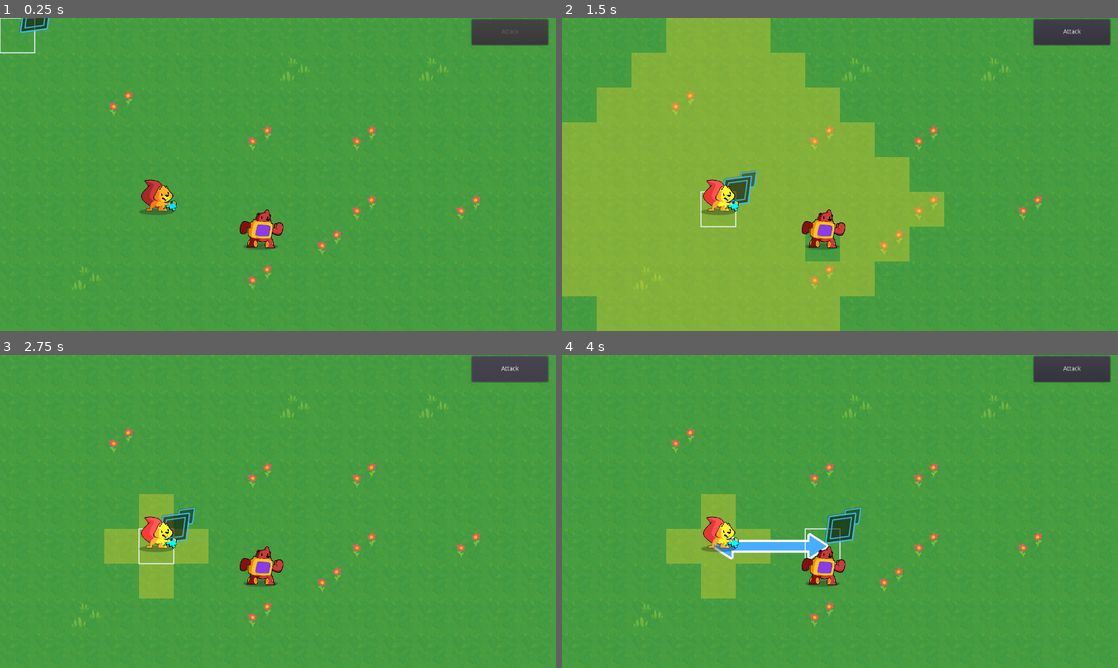
Above: before the commit, frames 1-4 (two rows, left to right).
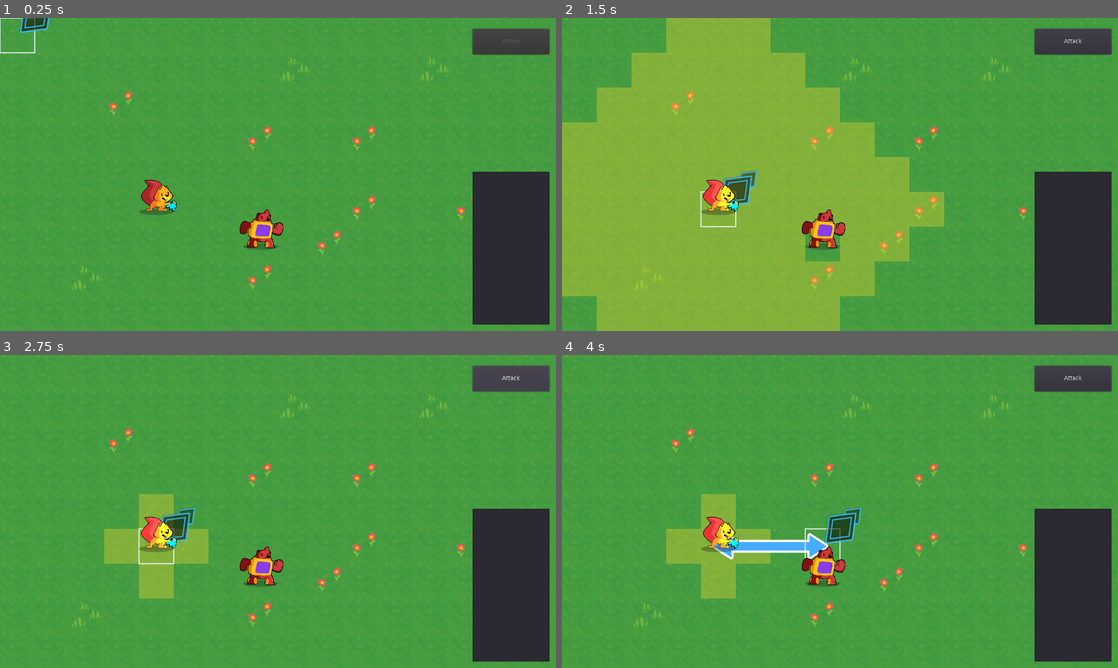
Above: after the commit, the same moments.

Repository: Zemeio/necromancy
Game: Godot game, scene res://Main.tscn
Same seed, same stepped clock (60 frames per second), same inputs: the game is played once before the commit and once after it.
Inputs (mouse positions are in pixels of both pictures, inside the frame that each line leads up to):
- Up to frame 1 (0.25 s): no input
- Up to frame 2 (1.5 s): tap Enter (ui_accept) at 0.5, 0.77, 1.25 s; move the mouse to (962, 158) at 0.52 s; press the mouse at (962, 158) at 0.53 s; hold Right (ui_right) 0.53-1.28 s; move the mouse to (728, 190) at 1.27 s; release the mouse at (728, 190) at 1.28 s; hold Down (ui_down) from 1.28 s (still down); click (728, 190) at 1.35 s
- Up to frame 3 (2.75 s): tap Enter (ui_accept) at 1.52 s; release Down (ui_down) at 2 s; click "Attack" at 2 s
- Up to frame 4 (4 s): tap Enter (ui_accept) at 2.75, 3.5, 3.77 s; move the mouse to (895, 442) at 2.77 s; press the mouse at (895, 442) at 2.78 s; hold Right (ui_right) 2.78-3.53 s; move the mouse to (812, 574) at 3.52 s; release the mouse at (812, 574) at 3.53 s; hold Up (ui_up) from 3.53 s (still down); click (812, 574) at 3.6 s

The runs differ from the first frame. In frame 1, 7.7% of the frame differs, in the area x 84-99%, y 0-98%; in frame 2, 7.8%; in frame 3, 7.8%; in frame 4, 7.8%.

Commit message:
Add turn action support.
The calculations will be added later.
UI is kind of temporary, just to show the list, but there will be some true UI in the future.

Diff:
--- a/GameBoard/GameBoard.gd
+++ b/GameBoard/GameBoard.gd
@@ -17,7 +17,7 @@
 onready var _unit_overlay: UnitOverlay = $UnitOverlay
 onready var _unit_path: UnitPath = $UnitPath
 onready var _characters = $Characters
-onready var _attack_button = $UI/Attack
+onready var _attack_button = $Action/Attack
 
 
 enum Action {
--- a/Scenes/Board/GameBoard.tscn
+++ b/Scenes/Board/GameBoard.tscn
@@ -1,5 +1,6 @@
-[gd_scene load_steps=7 format=2]
+[gd_scene load_steps=8 format=2]
 
+[ext_resource path="res://Scenes/Board/TurnOrder.gd" type="Script" id=1]
 [ext_resource path="res://GameBoard/GameBoard.gd" type="Script" id=4]
 [ext_resource path="res://GameBoard/Grid.tres" type="Resource" id=8]
 [ext_resource path="res://GameBoard/Cursor/Cursor.tscn" type="PackedScene" id=11]
@@ -21,16 +22,16 @@
 
 [node name="Characters" type="Node2D" parent="."]
 
-[node name="UI" type="Control" parent="."]
+[node name="Action" type="Control" parent="."]
 __meta__ = {
 "_edit_use_anchors_": false
 }
 
-[node name="Attack" type="Button" parent="UI"]
-margin_left = 1086.0
-margin_top = 3.0
-margin_right = 1262.0
-margin_bottom = 62.0
+[node name="Attack" type="Button" parent="Action"]
+margin_left = 1088.0
+margin_top = 25.0
+margin_right = 1265.0
+margin_bottom = 84.0
 grow_horizontal = 2
 grow_vertical = 2
 focus_mode = 0
@@ -44,6 +45,20 @@
 "_edit_use_anchors_": false
 }
 
+[node name="TurnOrder" type="Node2D" parent="."]
+script = ExtResource( 1 )
+
+[node name="ItemListWindow" type="ItemList" parent="TurnOrder"]
+margin_left = 1088.0
+margin_top = 354.066
+margin_right = 1265.0
+margin_bottom = 705.066
+mouse_filter = 1
+same_column_width = true
+__meta__ = {
+"_edit_use_anchors_": false
+}
+
 [connection signal="accept_pressed" from="Cursor" to="." method="_on_Cursor_accept_pressed"]
 [connection signal="moved" from="Cursor" to="." method="_on_Cursor_moved"]
-[connection signal="pressed" from="UI/Attack" to="." method="_on_Attack_pressed"]
+[connection signal="pressed" from="Action/Attack" to="." method="_on_Attack_pressed"]
--- /dev/null
+++ b/Scenes/Board/TurnOrder.gd
@@ -0,0 +1,33 @@
+extends Node2D
+
+
+onready var itemListWindow = $ItemListWindow
+onready var actionList := []
+var _action_reference = {}
+
+
+func _ready():
+	## TODO: Remove this ready, it is just for testing
+	var turnAction = TurnAction.new()
+	turnAction.should_show_in_ui = false
+	turnAction.id = "myid"
+	_add_action(turnAction)
+	_update_ui()
+
+
+func _add_action(action: TurnAction):
+	if typeof(action) != typeof(TurnAction):
+		print("Action is not of type TurnAction!")
+		return
+	if action.id != "" and not action.id in _action_reference:
+		_action_reference[action.id] = action
+	actionList.append(
+		action
+	)
+
+
+func _update_ui():
+	itemListWindow.clear()
+	for action in actionList:
+		if action.should_show_in_ui:
+			itemListWindow.add_item(action.name)
--- a/Scripts/Character/BasicInfo.tres
+++ b/Scripts/Character/BasicInfo.tres
@@ -7,3 +7,4 @@
 script = ExtResource( 1 )
 MAXHP = 100
 main_attack = ExtResource( 2 )
+act_speed = 5
--- a/Scripts/Character/CharacterInfo.gd
+++ b/Scripts/Character/CharacterInfo.gd
@@ -12,3 +12,5 @@
 
 # type: Attack
 export var main_attack: Resource
+
+export var act_speed := 5
--- /dev/null
+++ b/Scripts/GameBoard/TurnOrder/TurnAction.gd
@@ -0,0 +1,13 @@
+class_name TurnAction
+extends Object
+
+## Identifiers
+var name := "MyAction"
+var id: String = ""
+
+## Targeting
+var target := Unit
+var source := Unit
+
+## Visible in UI?
+var should_show_in_ui := true
--- a/Units/Unit.gd
+++ b/Units/Unit.gd
@@ -19,6 +19,7 @@
 ## The unit's move speed when it's moving along a path.
 export var move_speed := 600.0
 ## Gameplay info for the unit
+## UnitInfo is the generic name. For character we have CharaterInfo.
 export var UnitInfo: Resource
 
 ## Coordinates of the current cell the cursor moved to.
--- a/project.godot
+++ b/project.godot
@@ -44,6 +44,11 @@
 "language": "GDScript",
 "path": "res://GameBoard/Pathfinder.gd"
 }, {
+"base": "Object",
+"class": "TurnAction",
+"language": "GDScript",
+"path": "res://Scripts/GameBoard/TurnOrder/TurnAction.gd"
+}, {
 "base": "Path2D",
 "class": "Unit",
 "language": "GDScript",
@@ -67,6 +72,7 @@
 "GameBoard": "",
 "Grid": "",
 "PathFinder": "",
+"TurnAction": "",
 "Unit": "",
 "UnitOverlay": "",
 "UnitPath": ""
